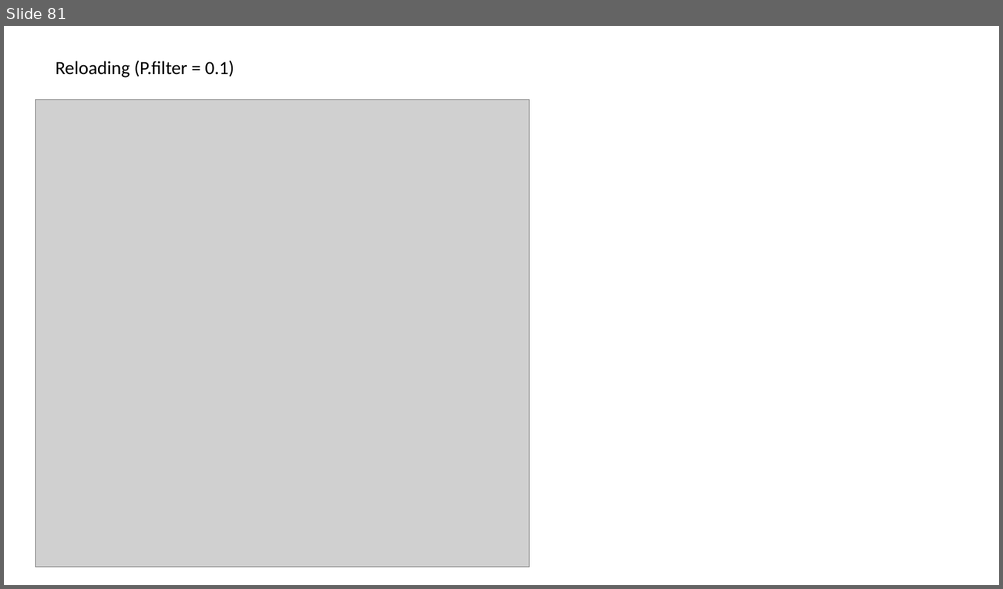
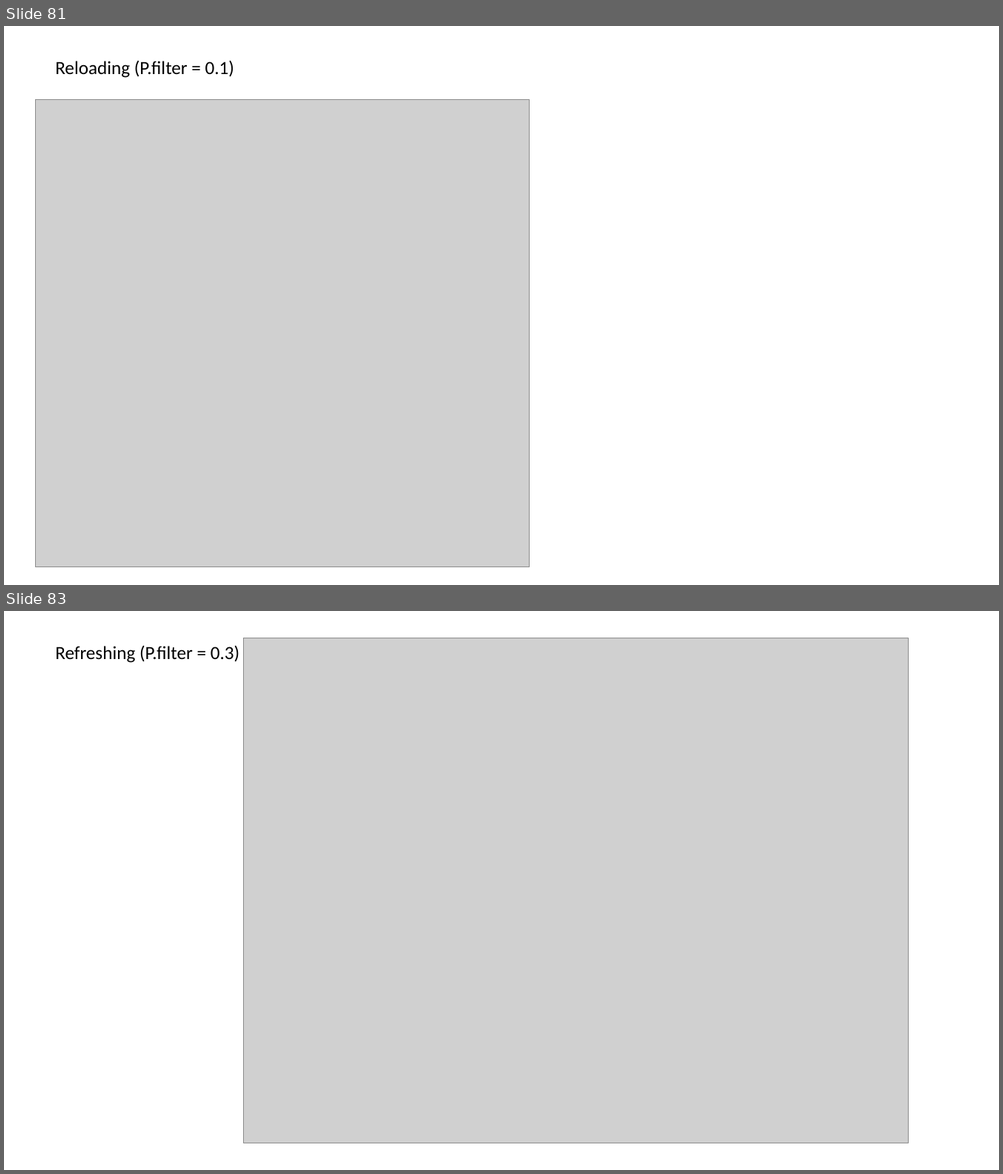
Before and after one commit to oberauer/IM.Simulation, a slide deck: IMSim.Mediated.Results.pptx. Shown one above the other, each under a label of ours: slide 81 before the commit, slides 81 and 83 after it; the slides between them are not shown. The pictures are 1003x589 and 1003x1174 pixels, drawn with LibreOffice and Linux fonts; fonts in the diff are those of the drawing; grey boxes stand for pictures. Boxes give left, top, right and bottom in pixels: in the first picture for what was removed or moved away, otherwise in the second. Text is boxed around its words. In the diff, an @@ line names an element or a change of style, - is before the commit and + after.

```diff
--- a/IMSim.Mediated.Results.pptx
+++ b/IMSim.Mediated.Results.pptx
@@ slide 83 added at bbox=[4, 611, 999, 1170], background #FFFFFF @@
@@ text added at bbox=[55, 645, 239, 663], 18 pt, text #000000 @@
+Refreshing (P.filter = 0.3)
@@ picture added at bbox=[244, 638, 908, 1143] @@
```
Also in this commit, not shown: 1 other slide added, 9 other files.
